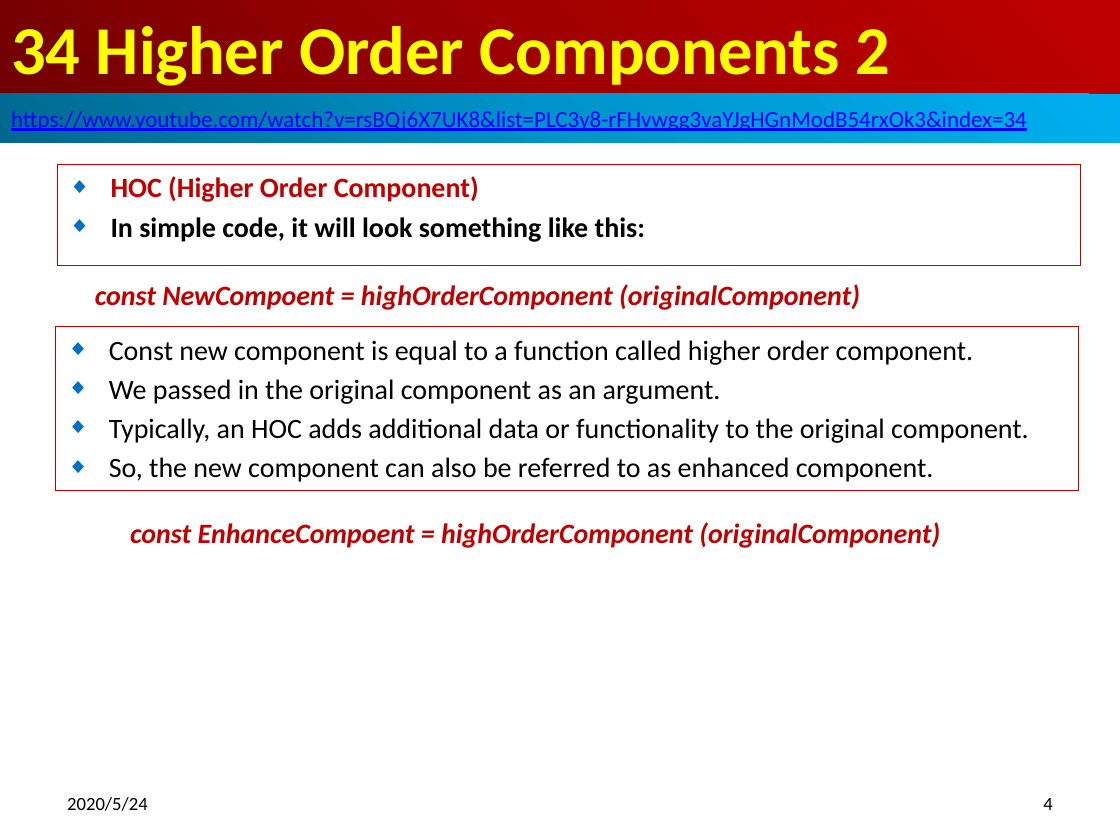
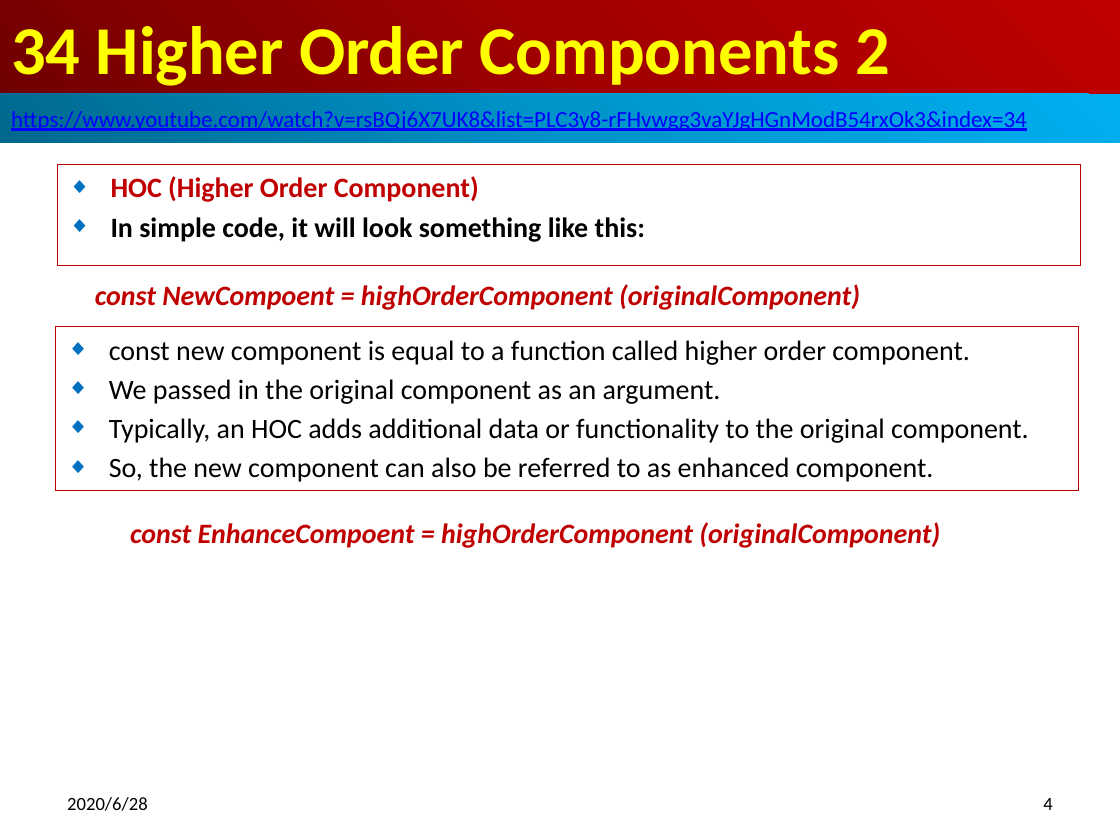
Before and after one commit to peterhchen/800-React-Hook, a slide deck: slide 4 of 34_HOC2.pptx. Drawn at 1120x840 pixels with LibreOffice and Linux fonts; fonts in the diff are those of the drawing. Boxes give left, top, right and bottom in pixels: in the first picture for what was removed or moved away, otherwise in the second. Text is boxed around its words. In the diff, an @@ line names an element or a change of style, - is before the commit and + after.

```diff
--- a/34_HOC2.pptx
+++ b/34_HOC2.pptx
@@ text in rectangle at (x1=109, y1=340, x2=970, y2=365): text changed @@
-◆ Const new component is equal to a function called higher order component.
+◆ const new component is equal to a function called higher order component.
@@ text at (x1=67, y1=797, x2=148, y2=811): text changed @@
-2020/5/24
+2020/6/28
```
Also in this commit, not shown: 33 other slides changed, 2 slides added.
